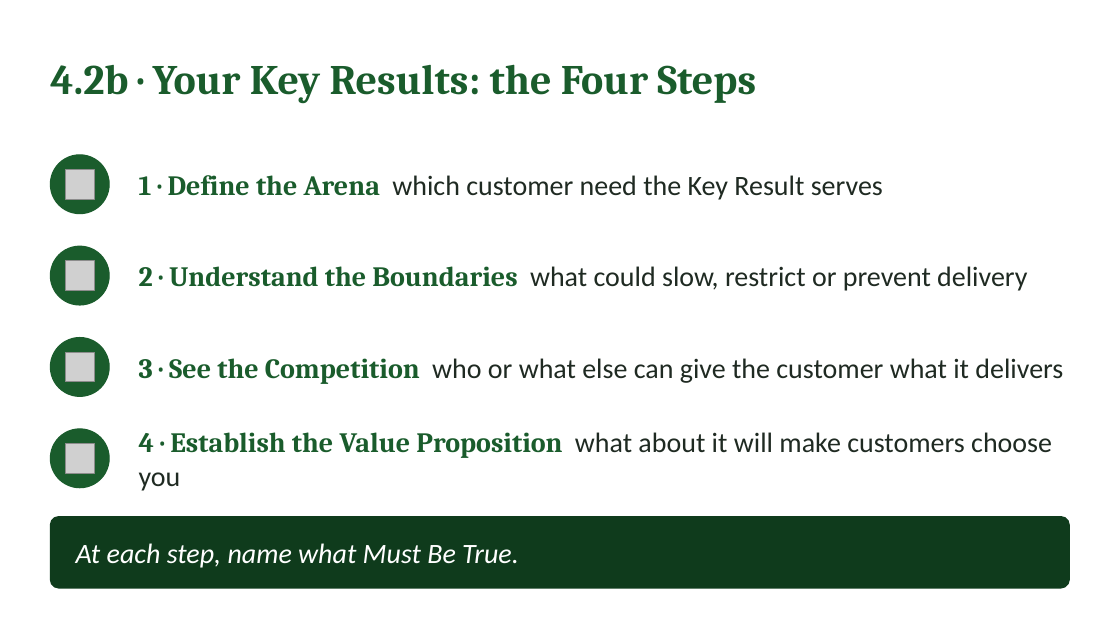
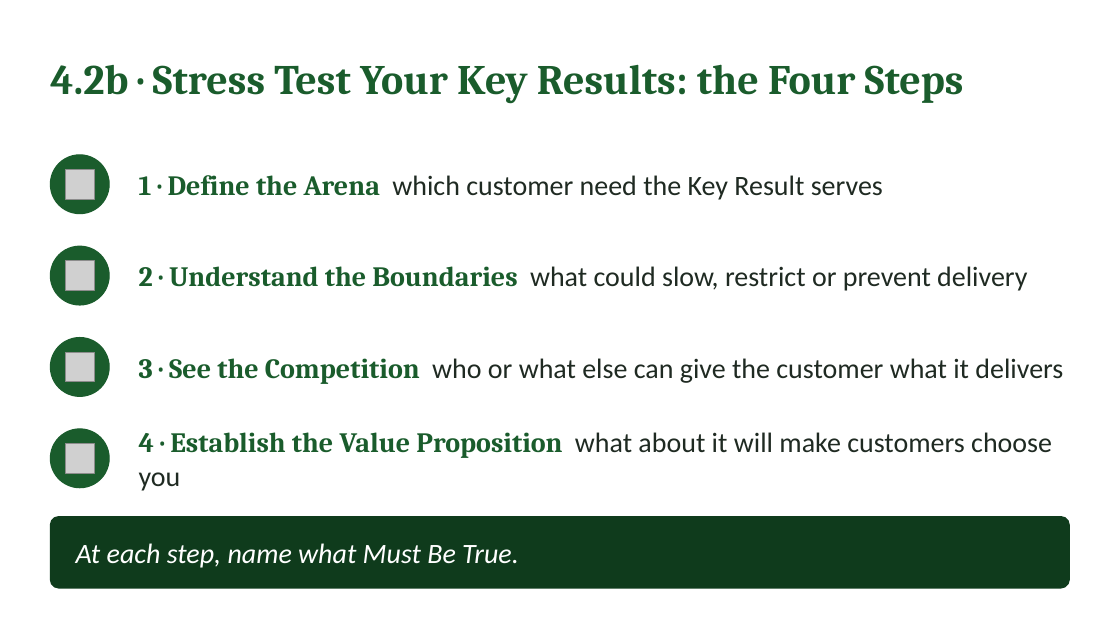
Before and after one commit to IBSL26/ibsl-platform, a slide deck: slide 25 of Unit decks/Unit 04 - Direction Integrity (ABCV-MBT).pptx (slide 33 before the commit). Drawn at 1120x630 pixels with LibreOffice and Linux fonts; fonts in the diff are those of the drawing; grey boxes stand for pictures. Boxes give left, top, right and bottom in pixels: in the first picture for what was removed or moved away, otherwise in the second. Text is boxed around its words. In the diff, an @@ line names an element or a change of style, - is before the commit and + after.

```diff
--- a/Unit decks/Unit 04 - Direction Integrity (ABCV-MBT).pptx
+++ b/Unit decks/Unit 04 - Direction Integrity (ABCV-MBT).pptx
@@ text at [50, 64, 964, 104]: text changed @@
-4.2b · Your Key Results: the Four Steps
+4.2b · Stress Test Your Key Results: the Four Steps
```
Also in this commit, not shown: 7 other slides changed, 9 slides removed, 5 other files.
